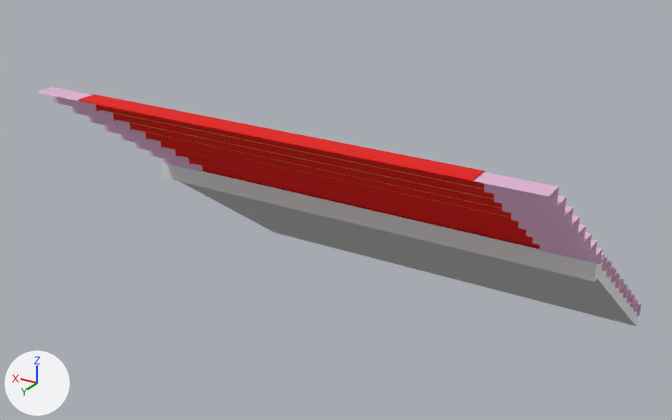
An edit to the FBX model Assets/Models/SchodyZDywanem.fbx, drawn before and after from the same camera.
Both versions are drawn from a 50 mm camera at (-8.55, 18.96, 10.27) aimed at (0.6, 3.72, 2.65). The lights are fixed; the arrows at lower left show +X, +Y and +Z. Objects named as collision shapes, trigger or cutter boxes, shadow casters or lower levels of detail are left out. Where no turn or scale is listed for an object, it has been applied to the vertices. Vertices at the same position are counted once.

Before the edit, the objects in view are built like this:
```python
me_cube_047 = bpy.data.meshes.new('Cube.047')
me_cube_047.from_pydata(...)  # 1568 vertices, 1414 faces; spans x -4.98..4.98, y -0.57..7.36, z -0.16..5.45
# faces by material slot: [74, 224, 648, 468]
me_cube_047.materials.append(mat_material_004)  # pink #e7b9da
me_cube_047.materials.append(mat_material_003)  # red #e70c00
me_cube_047.materials.append(mat_material_006)  # grey #888888
me_cube_047.materials.append(mat_material_005)  # yellow #e7cf5d
me_cube_072 = bpy.data.meshes.new('Cube.072')
me_cube_072.from_pydata(...)  # 880 vertices, 788 faces; spans x -4.98..4.98, y -0.57..3.99, z -0.16..2.96
# faces by material slot: [42, 126, 360, 260]
me_cube_072.materials.append(mat_material_004)  # pink #e7b9da
me_cube_072.materials.append(mat_material_003)  # red #e70c00
me_cube_072.materials.append(mat_material_006)  # grey #888888
me_cube_072.materials.append(mat_material_005)  # yellow #e7cf5d
me_cube_073 = bpy.data.meshes.new('Cube.073')
me_cube_073.from_pydata(...)  # 12 vertices, 10 faces; spans x -4.96..4.96, y -0.94..3.65, z -0.78..2.67
ob_schody_z_dywanem = bpy.data.objects.new('Schody z dywanem', me_cube_047)
ob_schody_z_dywanem.location = (0.0, 0.0, 0.0)
ob_schody_z_dywanem05 = bpy.data.objects.new('Schody z dywanem05', me_cube_072)
ob_schody_z_dywanem05.location = (0.0, 0.0, 0.0)
ob_schodyzdywanem_collider05 = bpy.data.objects.new('schodyZDywanem_Collider05', me_cube_073)
ob_schodyzdywanem_collider05.location = (0.05, 0.35, 0.29)
```
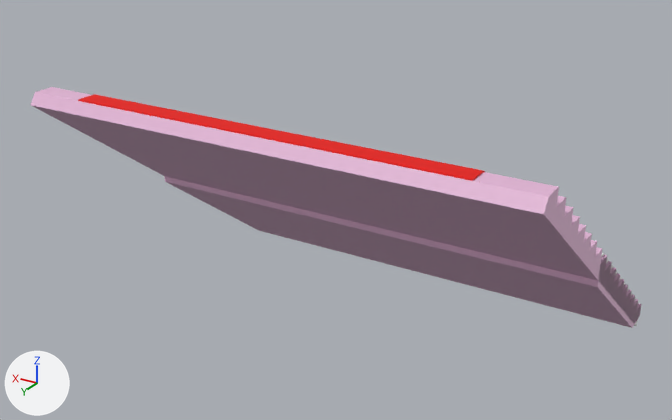
The change, as a list of edits to the scene's bpy script:
```text
Change me_cube_047:
    used by ob_schody_z_dywanem; location = (0.0, 0.0, 0.0)
    remove me_cube_047.from_pydata(...)  # 1568 vertices, 1414 faces; spans x -4.98..4.98, y -0.57..7.36, z -0.16..5.45
    add me_cube_047.from_pydata(...)  # 1644 vertices, 1527 faces; spans x -4.98..4.98, y -0.57..7.5, z -0.16..5.45
    me_cube_047 part 1
    40 vertices are added at x -4.98..4.98, y -0.07..7.5, z -0.15..5.2
    36 new vertices lie (9.96, 0.0, 0.0) away from vertices in x -4.98, y 0.29..7.5, z -0.11..5.2
    113 new faces join them, mat_material_004 (pink #e7b9da)
Change me_cube_072:
    used by ob_schody_z_dywanem05; location = (0.0, 0.0, 0.0)
    remove me_cube_072.from_pydata(...)  # 880 vertices, 788 faces; spans x -4.98..4.98, y -0.57..3.99, z -0.16..2.96
    add me_cube_072.from_pydata(...)  # 924 vertices, 853 faces; spans x -4.98..4.98, y -0.57..3.99, z -0.16..2.96
    me_cube_072 part 2
    25 vertices are added at x -4.98..4.98, y 0.37..3.99, z -0.15..2.49
    19 new vertices lie (9.96, 0.0, 0.0) away from vertices in x -4.98, y 0.37..3.99, z -0.15..2.49
    65 new faces join them, mat_material_004 (pink #e7b9da)
```

What differs and where, as boxes (x1, y1, x2, y2) in the pictures (672 x 420 px):
'Schody z dywanem', reshaped
    before: (37, 87, 641, 316)
    after: (31, 87, 641, 323)
'Schody z dywanem05', reshaped
    before: (204, 171, 641, 310)
    after: (164, 176, 640, 328)
part 1 of me_cube_047, added
    after: (31, 92, 641, 323)
part 2 of me_cube_072, added
    after: (164, 176, 640, 328)
'schodyZDywanem_Collider05', unchanged, covered by the edit
    before: (162, 162, 639, 326)
    after: (163, 176, 638, 326)
